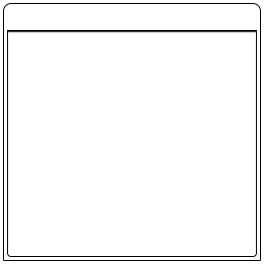
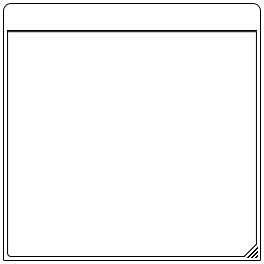
Comparing the layer stacks of the two w=264, h=264 images. Changes:
added layer "Layer 2" in group "Group 1" over [244,244,258,258]
